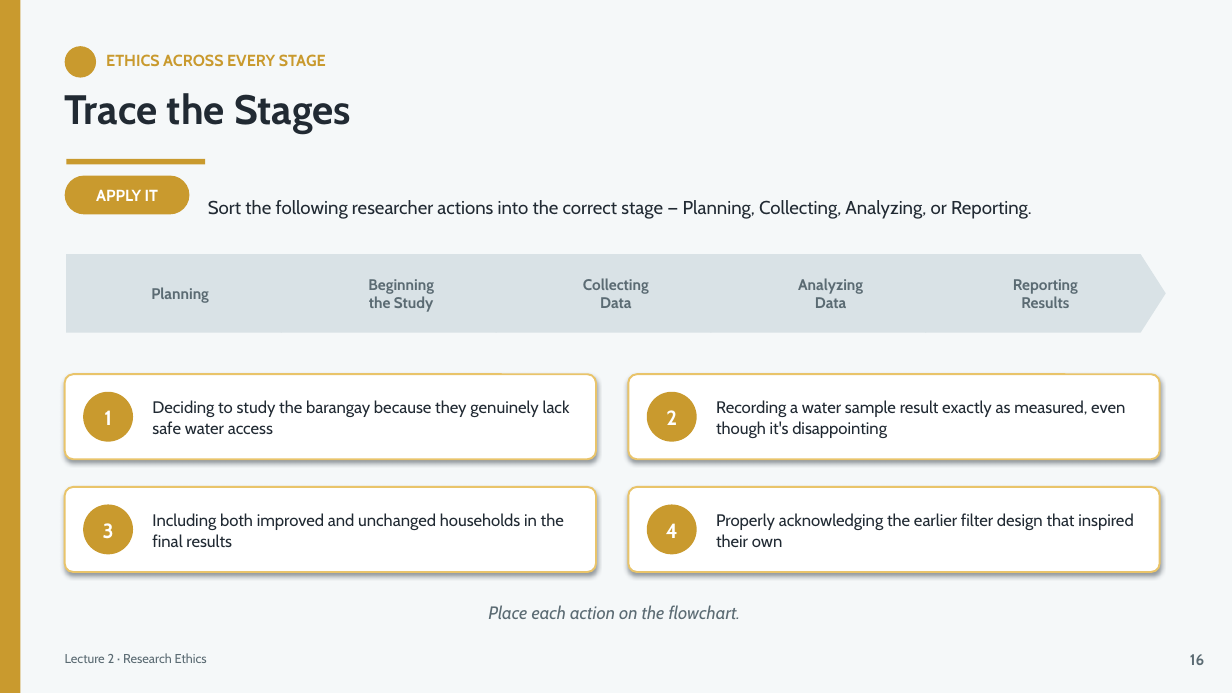
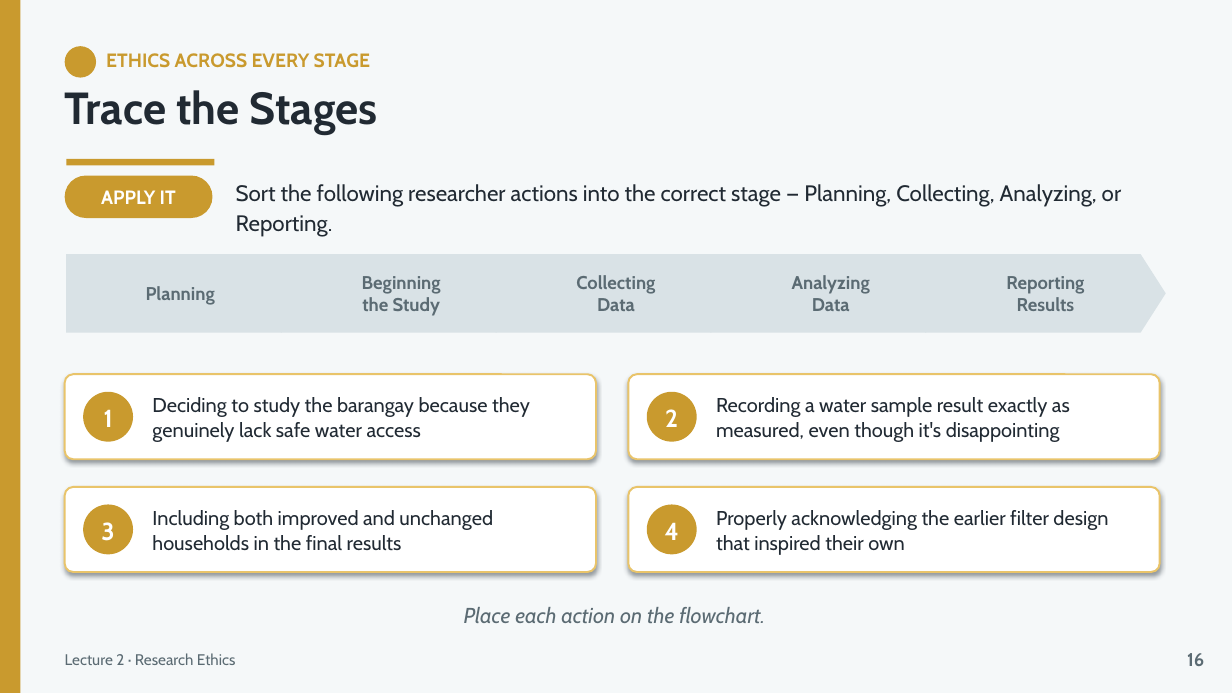
Before and after one commit to lestojas/physics, a slide deck: slide 18 of Lecture2-Research-Ethics.pptx. Drawn at 1232x693 pixels with LibreOffice and Linux fonts; fonts in the diff are those of the drawing. Boxes give left, top, right and bottom in pixels: in the first picture for what was removed or moved away, otherwise in the second. Text is boxed around its words. In the diff, an @@ line names an element or a change of style, - is before the commit and + after.

```diff
--- a/Lecture2-Research-Ethics.pptx
+++ b/Lecture2-Research-Ethics.pptx
@@ text "ETHICS ACROSS EVERY STAGE" at <box>106,53,370,68</box>: size 12.5 to 15 pt @@
@@ text "Trace the Stages" at <box>65,90,378,135</box>: size 32 to 35 pt @@
@@ rounded rectangle "APPLY IT" at <box>65,176,213,218</box>: size 12.5 to 15 pt @@
@@ rounded rectangle "APPLY IT": place and size @@
-rounded rectangle "APPLY IT" at <box>65,176,189,214</box>
+rounded rectangle "APPLY IT" at <box>65,176,213,218</box>
@@ rectangle: place and size @@
-rectangle at <box>67,159,205,165</box>
+rectangle at <box>67,159,214,165</box>
@@ text "Sort the following researcher actions ...": place and size @@
-text "Sort the following researcher actions ..." at <box>208,200,1032,219</box>
+text "Sort the following researcher actions ..." at <box>236,184,1121,237</box>
@@ text "Sort the following researcher actions ..." at <box>236,184,1121,237</box>: size 14.5 to 17.4 pt @@
@@ size 12 to 14.4 pt in 6 elements at <box>1187,653,1204,666</box>, <box>67,254,307,333</box>, <box>281,254,521,333</box>, <box>495,254,736,333</box>, <box>711,254,951,333</box>, <box>925,254,1165,333</box> @@
@@ size 16 to 19.2 pt in 4 elements at <box>104,409,113,427</box>, <box>665,409,678,427</box>, <box>101,522,114,541</box>, <box>665,522,679,540</box> @@
@@ size 13 to 15.6 pt in 4 elements at <box>152,397,530,442</box>, <box>716,397,1070,442</box>, <box>152,510,493,551</box>, <box>716,510,1108,555</box> @@
@@ text "Place each action on the ..." at <box>464,607,765,623</box>: size 14 to 16.8 pt @@
@@ text "Lecture 2 · Research Ethics" at <box>65,653,235,665</box>: size 10 to 12 pt @@
```
Also in this commit, not shown: 29 other slides changed, 1 other file.
